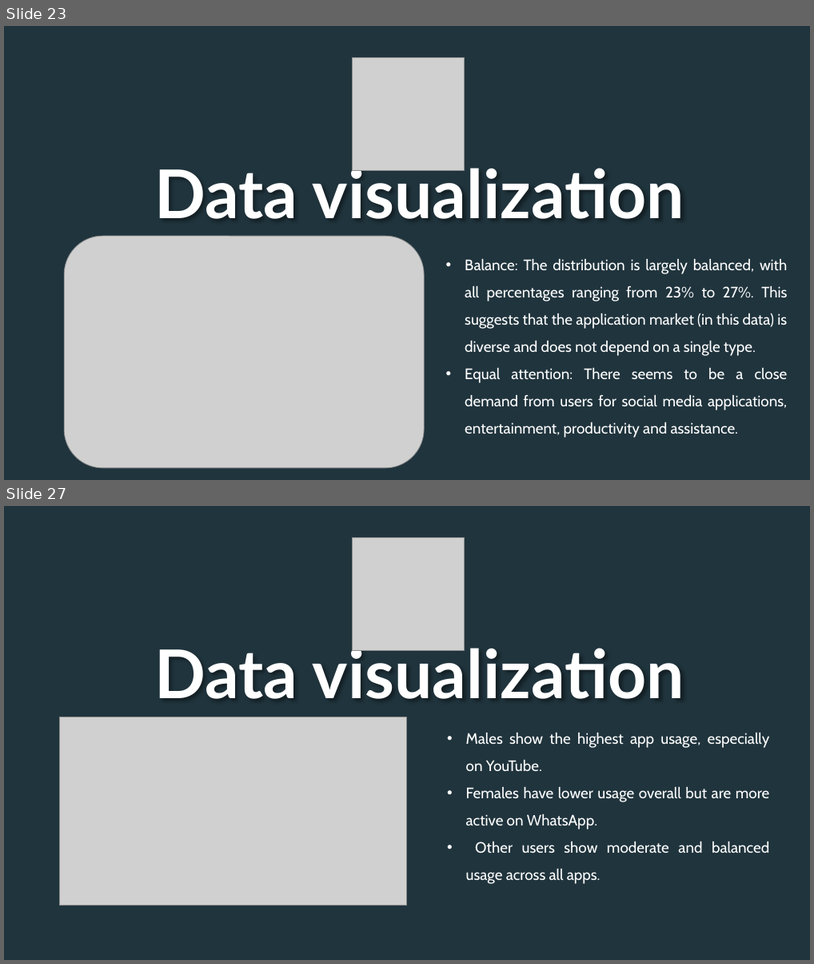
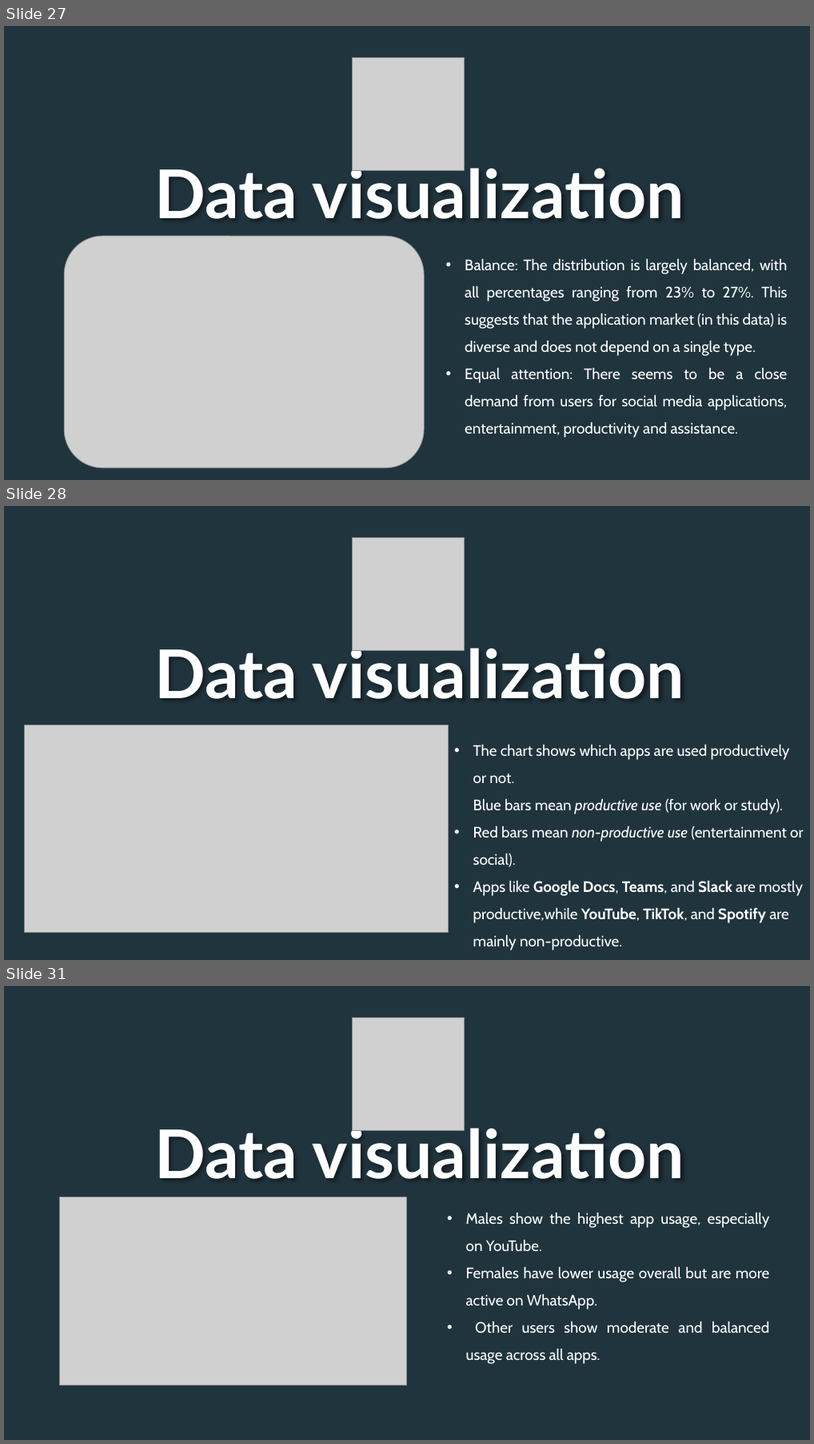
Before and after one commit to F1a23/Python_Team, a slide deck: Project1/Presentation1.pptx. Shown one above the other, each under a label of ours: slides 23 and 27 before the commit, slides 27, 28 and 31 after it; the slides between them are not shown. The pictures are 814x964 and 814x1444 pixels, drawn with LibreOffice and Linux fonts; fonts in the diff are those of the drawing; grey boxes stand for pictures; background and template pictures are left out; a plain dark background stands for a picture behind light text. Boxes give left, top, right and bottom in pixels: in the first picture for what was removed or moved away, otherwise in the second. Text is boxed around its words. In the diff, an @@ line names an element or a change of style, - is before the commit and + after.

```diff
--- a/Project1/Presentation1.pptx
+++ b/Project1/Presentation1.pptx
@@ slide 28 added at bbox=[4, 506, 810, 960], background picture (left out) @@
@@ ellipse added at bbox=[4, 506, 810, 960], fill #10425A at 40% opacity, outline #FFFFFF 10 pt @@
@@ picture added at bbox=[353, 537, 465, 650] @@
@@ text added at bbox=[155, 640, 685, 699], 80 pt, text #FFFFFF, bold @@
+Data visualization
@@ picture added at bbox=[24, 725, 449, 932] @@
@@ text added at bbox=[474, 744, 803, 950], 18 pt, text #FFFFFF @@
+• The chart shows which apps are used productively or not.
+  Blue bars mean productive use (for work or study).
+• Red bars mean non-productive use (entertainment or social).
+• Apps like Google Docs, Teams, and Slack are mostly productive,while YouTube, TikTok, and Spotify are mainly non-productive.
@@ what was slide 23 is now slide 27 @@
@@ what was slide 27 is now slide 31 @@
```
Also in this commit, not shown: 14 slides changed, 7 other slides added, 6 slides removed, 3 other files.
